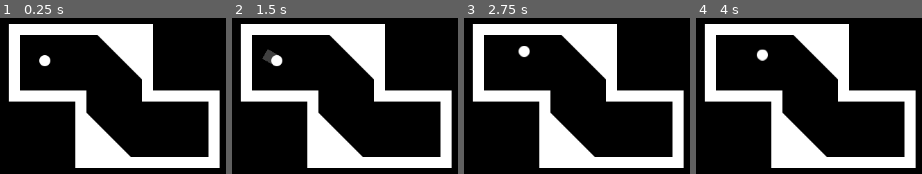
Above: before the commit, frames 1-4 (left to right).
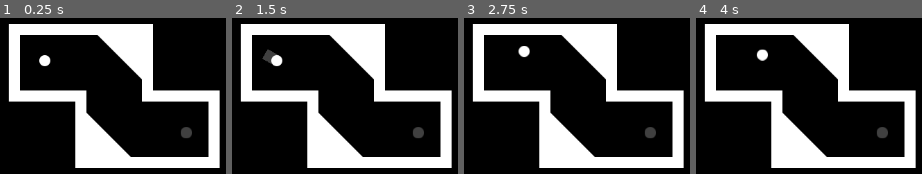
Above: after the commit, the same moments.

Repository: Steffo99/nanogolf
Game: Godot game, scene res://scenes/main.tscn
Same seed, same stepped clock (60 frames per second), same inputs: the game is played once before the commit and once after it.
Inputs (mouse positions are in pixels of both pictures, inside the frame that each line leads up to):
- Up to frame 1 (0.25 s): no input
- Up to frame 2 (1.5 s): tap Enter at 0.5 s; move the mouse to (outside the picture) at 0.52 s; click (outside the picture) at 0.67 s; tap Space at 1.25 s; drag from (281, 149) to (outside the picture) at 1.27 s
- Up to frame 3 (2.75 s): move the mouse to (outside the picture) at 2.02 s; click (outside the picture) at 2.17 s
- Up to frame 4 (4 s): drag from (outside the picture) to (outside the picture) at 2.77 s; tap Enter at 3.5 s; move the mouse to (outside the picture) at 3.52 s; click (outside the picture) at 3.67 s

The runs differ from the first frame. In frame 1, 0.3% of the frame differs, in the area x 80-85%, y 69-77%; in frame 2, 0.3%; in frame 3, 0.3%; in frame 4, 0.3%.

Commit message:
Add hole

Diff:
--- a/scenes/GolfBall.gd
+++ b/scenes/golf_ball.gd
@@ -14,15 +14,27 @@
 @export var collision_volume_db: Curve
 ## The velocity at which the maximum volume of [member collision_volume_db] is played.
 @export var collision_volume_max_velocity: float
+## Emitted when the ball enters the hole.
+signal entered_hole(strokes: int)
+
+## How many strokes have been performed so far.
+var strokes: int = 0
+## Whether the ball has entered the hole.
+var in_hole: bool = false
 
 @onready var putt_controller: PuttController = $"PuttController"
+@onready var hole_controller: HoleController = $"HoleController"
+@onready var hole_sound: AudioStreamPlayer2D = $"HoleSound"
 
 
 func _on_putt(putt_vector: Vector2):
+	strokes += 1
 	velocity += putt_vector
 
 
-func do_movement(movement: Vector2):
+func do_movement(delta: float):
+	# How much the body should move in this physics step.
+	var movement = velocity * delta
 	# How many times the body collided in the current physics step.
 	var bounces: int = 0
 	# While the body should still move some space, and it isn't stuck in a perpetual loop of bouncing...
@@ -40,7 +52,6 @@
 		if bounces == 1:
 			# Determine with how much speed the body collided
 			var collision_velocity = -collision_normal.dot(velocity)
-			print(collision_velocity)
 			# Create a new sound instance
 			var collision_sound_instance: AudioStreamPlayer2D = collision_sound.instantiate()
 			# Set the sound volume based on the relative collision velocity
@@ -58,9 +69,32 @@
 		velocity *= physics_bounce_coefficient
 
 
+func apply_friction(delta):
+	var new_velocity_length = max(0.0, velocity.length() - physics_friction * delta)
+	velocity = velocity.normalized() * new_velocity_length
+
+
+func check_has_stopped() -> bool:
+	return velocity.length() == 0.0
+
+
+func check_has_entered_hole() -> bool:
+	return check_has_stopped() and hole_controller.over_hole
+
+
+func enter_hole():
+	in_hole = true
+	visible = false
+	hole_sound.play()
+	entered_hole.emit(strokes)
+	print("[GolfBall] Entered hole in: ", strokes)
+
+
 func _physics_process(delta):
-	do_movement(velocity * delta)
-	var new_velocity_length = max(0.0, velocity.length() - physics_friction)
-	velocity = velocity.normalized() * new_velocity_length
-	if new_velocity_length == 0.0:
-		putt_controller.can_putt = true
+	if not in_hole:
+		do_movement(delta)
+		apply_friction(delta)
+		if check_has_entered_hole():
+			enter_hole()
+		if check_has_stopped():
+			putt_controller.can_putt = true
--- a/scenes/golf_ball.tscn
+++ b/scenes/golf_ball.tscn
@@ -1,9 +1,11 @@
-[gd_scene load_steps=7 format=3 uid="uid://ca06elq8io5wu"]
+[gd_scene load_steps=10 format=3 uid="uid://ca06elq8io5wu"]
 
-[ext_resource type="Script" path="res://scenes/GolfBall.gd" id="1_cnerg"]
+[ext_resource type="Script" path="res://scenes/golf_ball.gd" id="1_1uswk"]
 [ext_resource type="Texture2D" uid="uid://bxyy3bwt7a5l2" path="res://sprites/circle.svg" id="2_mqlag"]
 [ext_resource type="PackedScene" uid="uid://cu03w8wxnkffb" path="res://scenes/putt_controller.tscn" id="3_rx2v7"]
 [ext_resource type="PackedScene" uid="uid://cj15ash4r3i4v" path="res://scenes/collision_sound.tscn" id="4_6m2yp"]
+[ext_resource type="PackedScene" uid="uid://bf0a04t4b1wil" path="res://scenes/hole_controller.tscn" id="5_tdklt"]
+[ext_resource type="AudioStream" uid="uid://crfybmbv6dbs4" path="res://sounds/hole.wav" id="6_08dpq"]
 
 [sub_resource type="Curve" id="Curve_v81ms"]
 min_value = -20.0
@@ -14,12 +16,14 @@
 [sub_resource type="CircleShape2D" id="CircleShape2D_3vk3q"]
 radius = 8.0
 
+[sub_resource type="CircleShape2D" id="CircleShape2D_aigrf"]
+radius = 1.41421
+
 [node name="GolfBall" type="CharacterBody2D"]
-position = Vector2(146, 142)
 motion_mode = 1
 wall_min_slide_angle = 0.0
-script = ExtResource("1_cnerg")
-physics_friction = 1.0
+script = ExtResource("1_1uswk")
+physics_friction = 60.0
 physics_max_bounces = 4.0
 physics_bounce_coefficient = 0.65
 collision_sound = ExtResource("4_6m2yp")
@@ -31,7 +35,17 @@
 
 [node name="Shape" type="CollisionShape2D" parent="."]
 shape = SubResource("CircleShape2D_3vk3q")
+debug_color = Color(0, 0.6, 0.701961, 0.419608)
 
 [node name="PuttController" parent="." instance=ExtResource("3_rx2v7")]
 
+[node name="HoleController" parent="." instance=ExtResource("5_tdklt")]
+
+[node name="Shape" type="CollisionShape2D" parent="HoleController"]
+shape = SubResource("CircleShape2D_aigrf")
+debug_color = Color(0, 0.701961, 0.141176, 0.419608)
+
+[node name="HoleSound" type="AudioStreamPlayer2D" parent="."]
+stream = ExtResource("6_08dpq")
+
 [connection signal="putt" from="PuttController" to="." method="_on_putt"]
--- /dev/null
+++ b/scenes/golf_hole.gd
@@ -0,0 +1,2 @@
+extends Area2D
+class_name GolfHole
--- /dev/null
+++ b/scenes/golf_hole.tscn
@@ -0,0 +1,19 @@
+[gd_scene load_steps=4 format=3 uid="uid://df7t70153a3bb"]
+
+[ext_resource type="Script" path="res://scenes/golf_hole.gd" id="1_7ng0k"]
+[ext_resource type="Texture2D" uid="uid://bxyy3bwt7a5l2" path="res://sprites/circle.svg" id="1_dw1g4"]
+
+[sub_resource type="CircleShape2D" id="CircleShape2D_c8ayt"]
+radius = 8.0
+
+[node name="GolfHole" type="Area2D"]
+scale = Vector2(1.05, 1.05)
+script = ExtResource("1_7ng0k")
+
+[node name="Circle" type="Sprite2D" parent="."]
+modulate = Color(1, 1, 1, 0.25098)
+texture = ExtResource("1_dw1g4")
+
+[node name="Shape" type="CollisionShape2D" parent="."]
+shape = SubResource("CircleShape2D_c8ayt")
+debug_color = Color(0, 0.701961, 0.141176, 0.419608)
--- /dev/null
+++ b/scenes/hole_controller.gd
@@ -0,0 +1,15 @@
+extends Area2D
+class_name HoleController
+
+
+var over_hole: bool = false
+
+
+func _on_area_entered(area: Area2D):
+	if area is GolfHole:
+		over_hole = true
+
+
+func _on_area_exited(area: Area2D):
+	if area is GolfHole:
+		over_hole = false
--- /dev/null
+++ b/scenes/hole_controller.tscn
@@ -0,0 +1,9 @@
+[gd_scene load_steps=2 format=3 uid="uid://bf0a04t4b1wil"]
+
+[ext_resource type="Script" path="res://scenes/hole_controller.gd" id="1_df7lg"]
+
+[node name="HoleController" type="Area2D"]
+script = ExtResource("1_df7lg")
+
+[connection signal="area_entered" from="." to="." method="_on_area_entered"]
+[connection signal="area_exited" from="." to="." method="_on_area_exited"]
--- a/scenes/main.tscn
+++ b/scenes/main.tscn
@@ -1,7 +1,8 @@
-[gd_scene load_steps=3 format=3 uid="uid://b8f5t76nfdu5h"]
+[gd_scene load_steps=4 format=3 uid="uid://b8f5t76nfdu5h"]
 
 [ext_resource type="PackedScene" uid="uid://ca06elq8io5wu" path="res://scenes/golf_ball.tscn" id="1_5j6ud"]
 [ext_resource type="TileSet" uid="uid://17esn8g8xqik" path="res://tiles/hole_tile_set.tres" id="1_rm16w"]
+[ext_resource type="PackedScene" uid="uid://df7t70153a3bb" path="res://scenes/golf_hole.tscn" id="3_dn06g"]
 
 [node name="Main" type="Node"]
 
@@ -13,3 +14,6 @@
 
 [node name="GolfBall" parent="." instance=ExtResource("1_5j6ud")]
 position = Vector2(340, 229)
+
+[node name="GolfHole" parent="." instance=ExtResource("3_dn06g")]
+position = Vector2(544, 333)
--- a/scenes/PuttController.gd
+++ b/scenes/putt_controller.gd
@@ -35,12 +35,12 @@
 				if not is_putting:
 					start_putt(event.position)
 				else:
-					push_warning("[PuttController] Attempted to start putt while another was in progress.")
+					push_warning("Attempted to start putt while another was in progress.")
 			else:
 				if is_putting:
 					end_putt(event.position)
 				else:
-					push_warning("[PuttController] Attempted to end putt while none was in progress.")
+					push_warning("Attempted to end putt while none was in progress.")
 			if is_putting:
 				update_putt_ghost(compute_putt(event.position, putt_start_point))
 		if event is InputEventMouseMotion:
@@ -63,19 +63,16 @@
 
 
 func start_putt(start_position: Vector2):
-	print("[PuttController] Starting putt at: ", start_position)
 	visible = true
 	is_putting = true
 	putt_start_point = start_position
 
 
 func end_putt(end_position: Vector2):
-	print("[PuttController] Ending putt at: ", end_position)
 	visible = false
 	is_putting = false
 	can_putt = false
 	var putt_vector = compute_putt(putt_start_point, end_position)
-	print("[PuttController] Putt is: ", putt_vector)
 	putt.emit(putt_vector)
 	play_putt_sound(putt_vector)
 
--- a/scenes/putt_controller.tscn
+++ b/scenes/putt_controller.tscn
@@ -1,6 +1,6 @@
 [gd_scene load_steps=5 format=3 uid="uid://cu03w8wxnkffb"]
 
-[ext_resource type="Script" path="res://scenes/PuttController.gd" id="1_ldg2x"]
+[ext_resource type="Script" path="res://scenes/putt_controller.gd" id="1_rb6v1"]
 [ext_resource type="Texture2D" uid="uid://dvr4j6164rphg" path="res://sprites/square.svg" id="2_eblkx"]
 [ext_resource type="AudioStream" uid="uid://clm7wapsnjjlp" path="res://sounds/putt.wav" id="3_0eren"]
 
@@ -13,7 +13,7 @@
 [node name="PuttController" type="Node2D"]
 visible = false
 modulate = Color(1, 1, 1, 0.25098)
-script = ExtResource("1_ldg2x")
+script = ExtResource("1_rb6v1")
 putt_max_impulse = 333.0
 putt_drag_scale = 1.0
 putt_ghost_scale = 0.3
Not shown, changed: sounds/bonk.wav.import
Not shown, added: sounds/hole.wav.import
Not shown, changed: docs/0 - Crediti.md
Not shown, added: sounds/hole.wav
